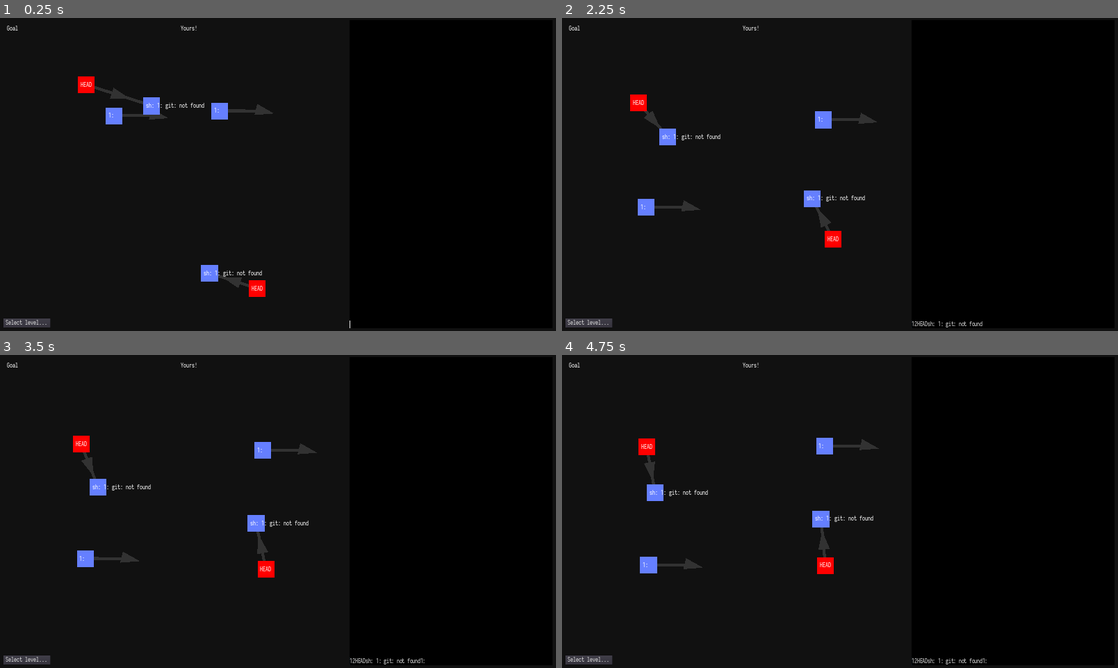
Above: before the commit, frames 1-4 (two rows, left to right).
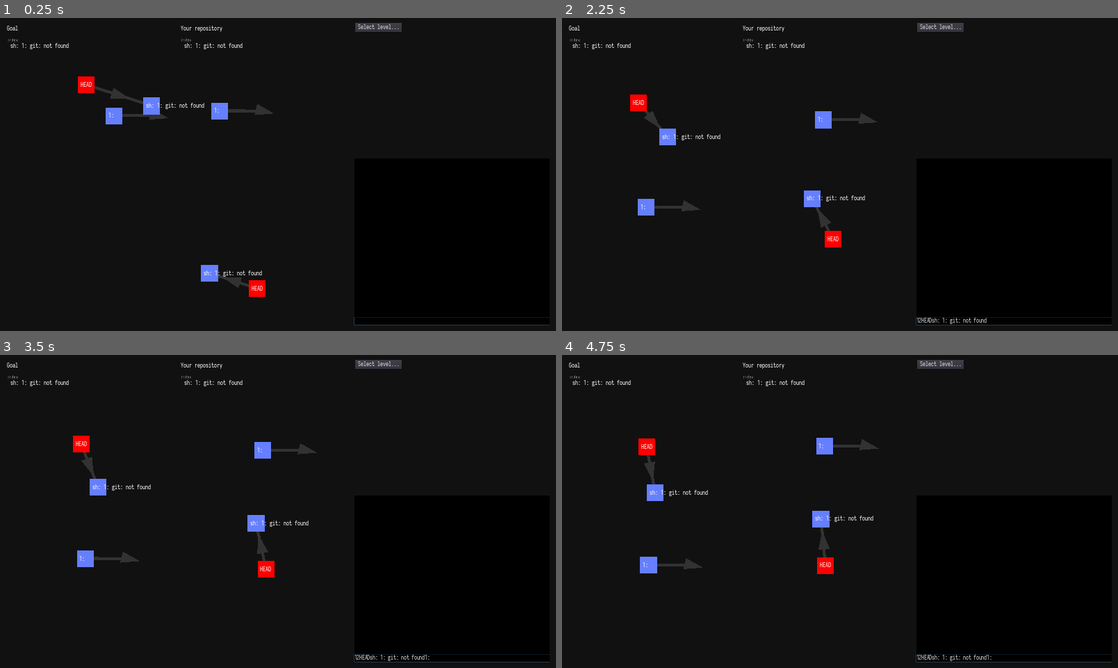
Above: after the commit, the same moments.

Repository: git-learning-game/oh-my-git
Game: Godot game, scene res://main.tscn
Same seed, same stepped clock (60 frames per second), same inputs: the game is played once before the commit and once after it.
Inputs (mouse positions are in pixels of both pictures, inside the frame that each line leads up to):
- Up to frame 1 (0.25 s): no input
- Up to frame 2 (2.25 s): click (1012, 324) at 0.52 s; type "12" at 0.6 s; drag from (639, 96) to (645, 180) at 1.27 s; drag from (667, 133) to (645, 202) at 2.02 s
- Up to frame 3 (3.5 s): move the mouse to (83, 552) at 2.77 s; hold Right (right) from 2.78 s (still down); click (83, 552) at 2.85 s
- Up to frame 4 (4.75 s): release Right (right) at 3.5 s; click "Select level..." at 3.5 s; drag from (828, 567) to (656, 489) at 4.27 s

The runs differ from the first frame. In frame 1, 0.9% of the frame differs, in the area x 0-99%, y 1-100%; in frame 2, 1.0%; in frame 3, 1.0%, in the area x 0-99%, y 1-99%; in frame 4, 1.0%.

Commit message:
Extract terminal in its own scene, add a few proper levels with a description

Diff:
--- a/main.gd
+++ b/main.gd
@@ -39,6 +39,7 @@
 			levels.append(file)
 
 	dir.list_dir_end()
+	levels.sort()
 	return levels
 
 func load_level(id):
@@ -53,6 +54,9 @@
 	var active_repository_path = tmp_prefix+"active/"
 	var goal_script = level_prefix+level+"/goal"
 	var active_script = level_prefix+level+"/start"
+
+	var description = game.read_file(level_prefix+level+"/description")
+	$LevelDescription.bbcode_text = description
 
 	OS.execute("rm", ["-r", active_repository_path], true)
 	OS.execute("rm", ["-r", goal_repository_path], true)
--- a/main.tscn
+++ b/main.tscn
@@ -1,16 +1,9 @@
-[gd_scene load_steps=8 format=2]
+[gd_scene load_steps=5 format=2]
 
-[ext_resource path="res://terminal.gd" type="Script" id=1]
+[ext_resource path="res://terminal.tscn" type="PackedScene" id=1]
 [ext_resource path="res://main.gd" type="Script" id=2]
 [ext_resource path="res://repository.tscn" type="PackedScene" id=3]
-[ext_resource path="res://command_button.tscn" type="PackedScene" id=4]
 [ext_resource path="res://fonts/default.tres" type="DynamicFont" id=5]
-
-[sub_resource type="StyleBoxFlat" id=1]
-bg_color = Color( 0, 0, 0, 1 )
-
-[sub_resource type="StyleBoxFlat" id=2]
-bg_color = Color( 0, 0, 0, 1 )
 
 [node name="Main" type="Node2D"]
 script = ExtResource( 2 )
@@ -24,71 +17,13 @@
 "_edit_use_anchors_": false
 }
 
-[node name="Terminal" type="Control" parent="."]
-script = ExtResource( 1 )
-__meta__ = {
-"_edit_use_anchors_": false
-}
-
-[node name="Control" type="VBoxContainer" parent="Terminal"]
-anchor_right = 1.0
-anchor_bottom = 1.0
-margin_left = 1208.0
-margin_top = 6.0
-margin_right = 1908.0
-margin_bottom = 1070.0
-custom_constants/separation = 0
-__meta__ = {
-"_edit_use_anchors_": false
-}
-
-[node name="Output" type="TextEdit" parent="Terminal/Control"]
-margin_right = 700.0
-margin_bottom = 1038.0
-focus_mode = 0
-size_flags_vertical = 3
-custom_styles/read_only = SubResource( 1 )
-custom_fonts/font = ExtResource( 5 )
-readonly = true
-__meta__ = {
-"_edit_use_anchors_": false
-}
-
-[node name="Button" parent="Terminal/Control" instance=ExtResource( 4 )]
-visible = false
-margin_left = 0.0
-margin_top = 852.0
-margin_right = 700.0
-margin_bottom = 905.0
-align = 0
-
-[node name="Button2" parent="Terminal/Control" instance=ExtResource( 4 )]
-visible = false
-margin_left = 0.0
-margin_top = 905.0
-margin_right = 700.0
-margin_bottom = 958.0
-text = "git switch -c $RANDOM"
-align = 0
-
-[node name="Button3" parent="Terminal/Control" instance=ExtResource( 4 )]
-visible = false
-margin_left = 0.0
-margin_top = 958.0
-margin_right = 700.0
-margin_bottom = 1011.0
-text = "git checkout HEAD^"
-align = 0
-
-[node name="Input" type="LineEdit" parent="Terminal/Control"]
-margin_top = 1038.0
-margin_right = 700.0
-margin_bottom = 1064.0
-custom_styles/normal = SubResource( 2 )
-custom_fonts/font = ExtResource( 5 )
-__meta__ = {
-"_edit_use_anchors_": false
-}
+[node name="Terminal" parent="." instance=ExtResource( 1 )]
+anchor_right = 0.0
+anchor_bottom = 0.0
+margin_left = 1223.0
+margin_top = 484.0
+margin_right = 1898.0
+margin_bottom = 1059.0
 
 [node name="CommitMessage" type="TextEdit" parent="."]
 visible = false
@@ -111,10 +46,10 @@
 }
 
 [node name="LevelSelect" type="MenuButton" parent="."]
-margin_left = 11.5584
-margin_top = 1036.1
-margin_right = 173.558
-margin_bottom = 1068.1
+margin_left = 1226.25
+margin_top = 16.2615
+margin_right = 1388.25
+margin_bottom = 48.2615
 custom_fonts/font = ExtResource( 5 )
 text = "Select level..."
 flat = false
@@ -153,6 +88,18 @@
 margin_bottom = 1033.0
 size_flags_horizontal = 3
 size_flags_vertical = 3
-label = "Yours!"
-[connection signal="text_entered" from="Terminal/Control/Input" to="Terminal" method="send_command"]
+label = "Your repository"
+
+[node name="LevelDescription" type="RichTextLabel" parent="."]
+margin_left = 1224.0
+margin_top = 58.0
+margin_right = 1889.0
+margin_bottom = 472.0
+custom_fonts/normal_font = ExtResource( 5 )
+bbcode_enabled = true
+bbcode_text = "Level description here!"
+text = "Level description here!"
+__meta__ = {
+"_edit_use_anchors_": false
+}
 [connection signal="pressed" from="CommitMessage/SaveButton" to="." method="save_commit_message"]
--- a/repository.tscn
+++ b/repository.tscn
@@ -17,11 +17,11 @@
 }
 
 [node name="Index" type="Label" parent="."]
-visible = false
-margin_left = 36.0787
-margin_top = 120.0
+margin_left = 32.0
+margin_top = 80.0
 margin_right = 375.079
 margin_bottom = 1044.0
+custom_fonts/font = ExtResource( 2 )
 text = "file1
 file2"
 __meta__ = {
@@ -29,9 +29,8 @@
 }
 
 [node name="IndexLabel" type="Label" parent="."]
-visible = false
-margin_left = 38.0
-margin_top = 69.0
+margin_left = 21.0
+margin_top = 65.0
 margin_right = 377.0
 margin_bottom = 108.0
 text = "Index:"
--- /dev/null
+++ b/terminal.tscn
@@ -0,0 +1,74 @@
+[gd_scene load_steps=6 format=2]
+
+[ext_resource path="res://fonts/default.tres" type="DynamicFont" id=1]
+[ext_resource path="res://terminal.gd" type="Script" id=2]
+[ext_resource path="res://command_button.tscn" type="PackedScene" id=4]
+
+[sub_resource type="StyleBoxFlat" id=1]
+bg_color = Color( 0, 0, 0, 1 )
+
+[sub_resource type="StyleBoxFlat" id=2]
+bg_color = Color( 0, 0, 0, 1 )
+
+[node name="Terminal" type="Container"]
+anchor_right = 1.0
+anchor_bottom = 1.0
+script = ExtResource( 2 )
+__meta__ = {
+"_edit_use_anchors_": false
+}
+
+[node name="Control" type="VBoxContainer" parent="."]
+anchor_right = 1.0
+anchor_bottom = 1.0
+custom_constants/separation = 0
+__meta__ = {
+"_edit_use_anchors_": false
+}
+
+[node name="Output" type="TextEdit" parent="Control"]
+margin_right = 1920.0
+margin_bottom = 1054.0
+focus_mode = 0
+size_flags_vertical = 3
+custom_styles/read_only = SubResource( 1 )
+custom_fonts/font = ExtResource( 1 )
+readonly = true
+__meta__ = {
+"_edit_use_anchors_": false
+}
+
+[node name="Button" parent="Control" instance=ExtResource( 4 )]
+visible = false
+margin_top = 852.0
+margin_right = 700.0
+margin_bottom = 905.0
+align = 0
+
+[node name="Button2" parent="Control" instance=ExtResource( 4 )]
+visible = false
+margin_top = 905.0
+margin_right = 700.0
+margin_bottom = 958.0
+text = "git switch -c $RANDOM"
+align = 0
+
+[node name="Button3" parent="Control" instance=ExtResource( 4 )]
+visible = false
+margin_top = 958.0
+margin_right = 700.0
+margin_bottom = 1011.0
+text = "git checkout HEAD^"
+align = 0
+
+[node name="Input" type="LineEdit" parent="Control"]
+margin_top = 1054.0
+margin_right = 1920.0
+margin_bottom = 1080.0
+custom_styles/normal = SubResource( 2 )
+custom_fonts/font = ExtResource( 1 )
+caret_blink = true
+__meta__ = {
+"_edit_use_anchors_": false
+}
+[connection signal="text_entered" from="Control/Input" to="." method="send_command"]
Not shown, added: levels/01-blob/description
Not shown, added: levels/01-blob/goal
Not shown, added: levels/01-blob/start
Not shown, added: levels/02-tree/description
Not shown, added: levels/02-tree/goal
Not shown, added: levels/02-tree/start
Not shown, added: levels/03-commit/description
Not shown, added: levels/03-commit/goal
Not shown, added: levels/03-commit/start
Not shown, added: levels/04-parents/description
Not shown, added: levels/04-parents/goal
Not shown, added: levels/04-parents/start
(and 2 more such lines)
